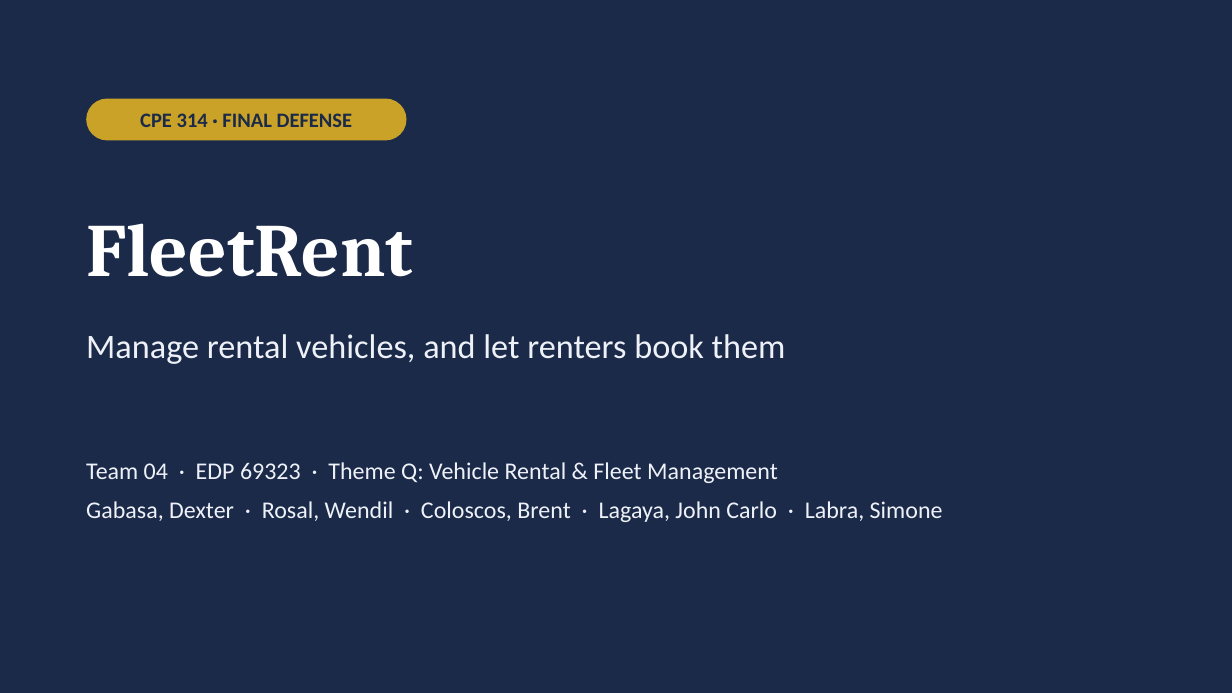
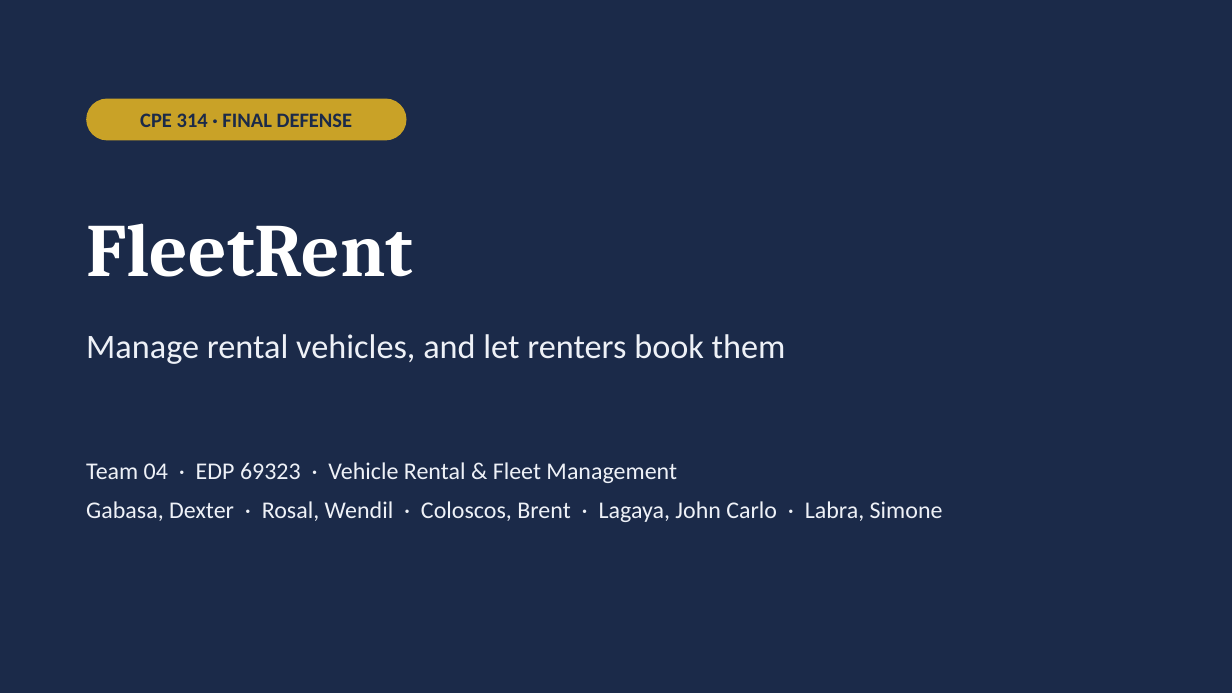
Before and after one commit to ColoscosBrent/cpe314-69323-capstone-team-04, a slide deck: slide 1 of docs/FleetRent_Final_Defense.pptx. Drawn at 1232x693 pixels with LibreOffice and Linux fonts; fonts in the diff are those of the drawing. Boxes give left, top, right and bottom in pixels: in the first picture for what was removed or moved away, otherwise in the second. Text is boxed around its words. In the diff, an @@ line names an element or a change of style, - is before the commit and + after.

```diff
--- a/docs/FleetRent_Final_Defense.pptx
+++ b/docs/FleetRent_Final_Defense.pptx
@@ text at [86, 462, 677, 483]: text changed @@
-Team 04 · EDP 69323 · Theme Q: Vehicle Rental & Fleet Management
+Team 04 · EDP 69323 · Vehicle Rental & Fleet Management
```
Also in this commit, not shown: 15 other slides changed, 1 slide added.
